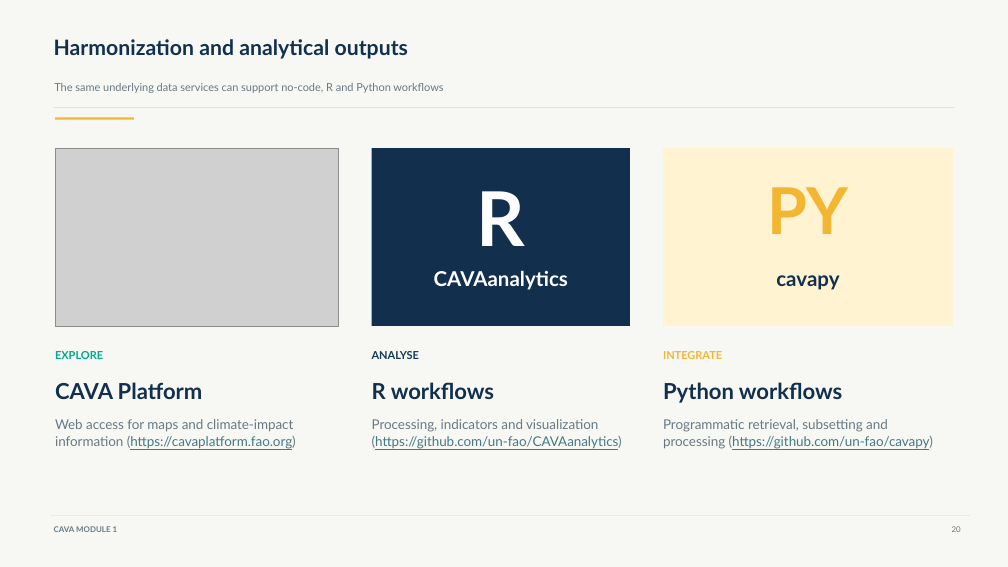
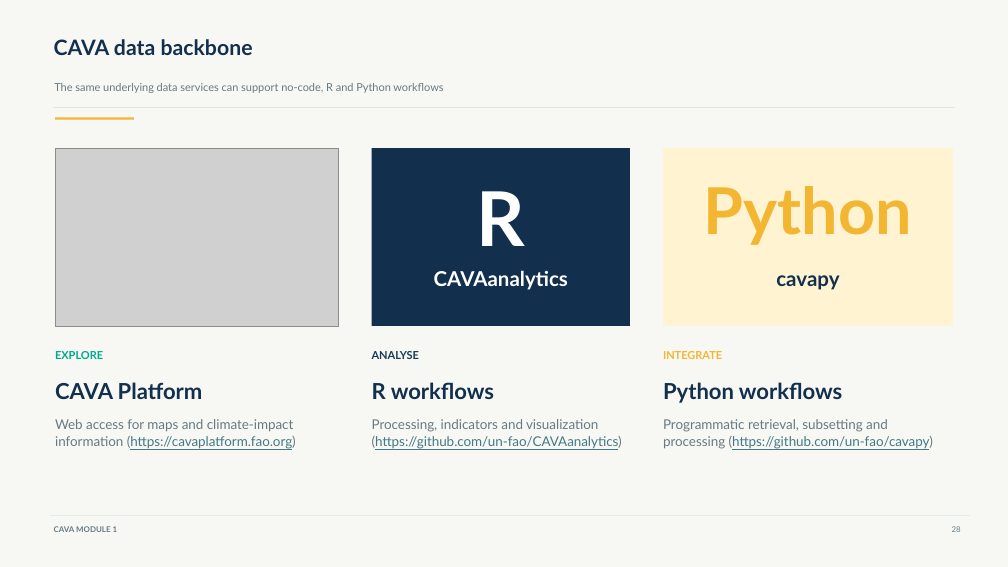
Before and after one commit to Risk-Team/trainings, a slide deck: slide 32 of CAVAtraining/HQ/day1/CAVA_Module_1.pptx (slide 22 before the commit). Drawn at 1008x567 pixels with LibreOffice and Linux fonts; fonts in the diff are those of the drawing; grey boxes stand for pictures. Boxes give left, top, right and bottom in pixels: in the first picture for what was removed or moved away, otherwise in the second. Text is boxed around its words. In the diff, an @@ line names an element or a change of style, - is before the commit and + after.

```diff
--- a/CAVAtraining/HQ/day1/CAVA_Module_1.pptx
+++ b/CAVAtraining/HQ/day1/CAVA_Module_1.pptx
@@ text at (54, 39, 253, 55): text changed @@
-Harmonization and analytical outputs
+CAVA data backbone
@@ text at (704, 186, 912, 245): text changed @@
-PY
+Python
```
Also in this commit, not shown: 16 other slides changed, 17 slides added, 9 slides removed, 8 other files.
